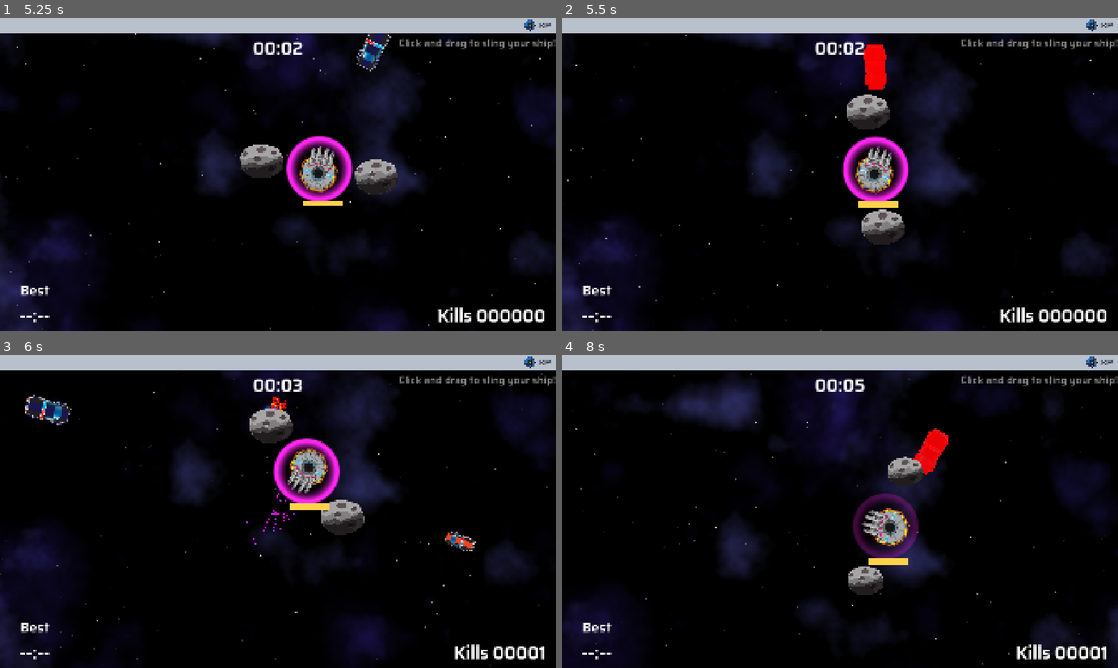
Above: before the commit, frames 1-4 (two rows, left to right).
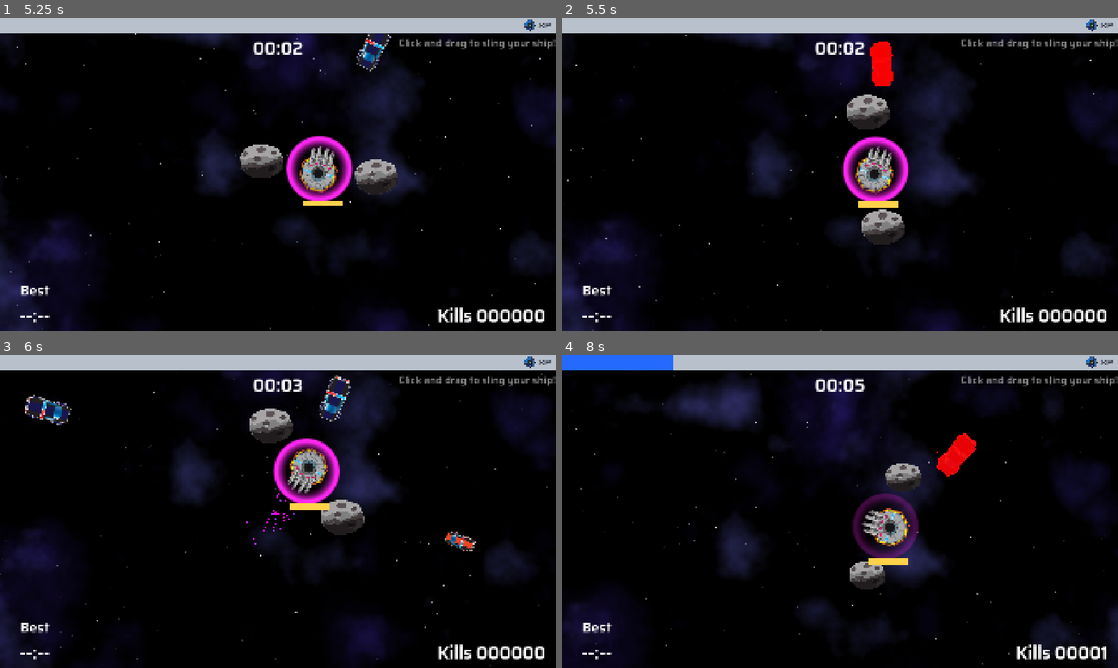
Above: after the commit, the same moments.

Repository: two-sticks-and-a-rock/space-arcade
Game: Godot game, scene res://scenes/main_menu.tscn
Two runs of this game, one before a commit and one after it. Both use one fixed random seed, a clock stepped at 60 frames per second and the inputs below.
Inputs (mouse positions are in pixels of both pictures, inside the frame that each line leads up to):
- Up to frame 1 (5.25 s): click "START" at 0.5 s; click "SKIP" at 1.25 s; click "CONTINUE" at 2 s; click "SELECT" at 2.75 s; tap Enter at 3.5 s; move the mouse to (400, 158) at 3.52 s; press the mouse at (400, 158) at 3.53 s; hold Right (move_right) 3.53-4.28 s; move the mouse to (166, 190) at 4.27 s; release the mouse at (166, 190) at 4.28 s; hold Down (move_back) 4.28-5.03 s; tap Space (sling_release) at 4.35 s; move the mouse to (333, 105) at 5.02 s; press the mouse at (333, 105) at 5.03 s; hold Right (move_right) from 5.03 s (still down)
- Up to frame 2 (5.5 s): keep holding Right (move_right)
- Up to frame 3 (6 s): move the mouse to (250, 574) at 5.77 s; release Right (move_right) at 5.78 s; release the mouse at (250, 574) at 5.78 s; hold Up (move_forward) from 5.78 s (still down); tap Space (sling_release) at 5.85 s
- Up to frame 4 (8 s): move the mouse to (1006, 558) at 6.52 s; release Up (move_forward) at 6.53 s; press the mouse at (1006, 558) at 6.53 s; hold Left (move_left) from 6.53 s (still down); move the mouse to (673, 464) at 7.27 s; release the mouse at (673, 464) at 7.28 s; tap Space (sling_release) at 7.35 s

Frame 1 is identical in both runs. In frame 2, 0.4% of the frame differs, in the area x 54-60%, y 7-23%; in frame 3, 1.1%; in frame 4, 2.8%, in the area x 0-75%, y 0-77%.

Commit message:
asteroid spiral out

Diff:
--- a/scenes/player/player_weapons/orbiter/orbiter.gd
+++ b/scenes/player/player_weapons/orbiter/orbiter.gd
@@ -6,11 +6,12 @@
 func _ready():
 	$AnimatedSprite2D.frame = randi_range(0, 3)
 
-func _physics_process(_delta):
-	position = Vector2(position).rotated(weapon.bullet_speed)
+func toggle_visibility(on: bool) -> void:
+	visible = on
+	process_mode = Node.PROCESS_MODE_INHERIT if on == true else  Node.PROCESS_MODE_DISABLED
 
 func _on_orbiter_entered(body: Node2D):
 	if (body.is_in_group("enemy")):
 		body.take_damage(weapon.dmg)
 		var cast_body = body as CharacterBody2D
-		cast_body.shove_enemy(-2*cast_body.velocity)
+		cast_body.shove_enemy(-4*cast_body.velocity)
--- a/scenes/player/player_weapons/orbiter/orbiter_ring.gd
+++ b/scenes/player/player_weapons/orbiter/orbiter_ring.gd
@@ -1,6 +1,7 @@
 extends PlayerWeapon
 
 var distance_from_player = 200
+var min_distance_from_player = 80
 
 var current_bullets : Array[PlayerBullet]
 
@@ -30,27 +31,32 @@
 	up_timer.start()
 	down_timer.stop()
 
-	# for child in get_children():
-	# 	if child is Area2D:
-
 func _on_up_timer_timeout():
 	down_timer.start()
 	up_timer.stop()
 
 	for child in get_children():
-		if child is Area2D:
-			child.process_mode = Node.PROCESS_MODE_DISABLED
+		if child is PlayerBullet:
+			child.toggle_visibility(false)
 
-# (x', y') = (x, y) *(rate/delta_t)
-# rate = (x',y')/(x,y) * delta_t
 func _physics_process(delta):
-	if (!up_timer.is_stopped() && up_timer.time_left <= 1.0):
-		for child in get_children():
-			if child is PlayerBullet && child.scale > Vector2.ZERO:
-				child.scale -= delta*bullet_size*Vector2.ONE
-	if (!down_timer.is_stopped() &&  down_timer.time_left <= 1.0):
-		for child in get_children():
-			if child.process_mode != Node.PROCESS_MODE_INHERIT:
-				child.process_mode = Node.PROCESS_MODE_INHERIT
-			if child is PlayerBullet && child.scale <=Vector2.ONE*bullet_size:
-				child.scale += delta*Vector2.ONE*bullet_size
+	var grow_rate : Vector2 = bullet_size * delta * Vector2.ONE
+	var spiral_out_rate : float = (distance_from_player - min_distance_from_player) * delta
+
+	for child in get_children():
+		if child is PlayerBullet:
+			var start_shrinking = !up_timer.is_stopped() && up_timer.time_left <= 1.0
+			if (start_shrinking):
+				if child.scale > Vector2.ZERO:
+					child.scale -= grow_rate
+					child.position -= child.position.normalized() * spiral_out_rate
+
+			var start_growing = !down_timer.is_stopped() && down_timer.time_left <= 1.0
+			if (start_growing):
+				# need to set process_mode here otherwise the asteroids don't rotate as they come up
+				child.toggle_visibility(true)
+
+				if child.scale <= child.bullet_scale:
+					child.scale += grow_rate
+					child.position += child.position.normalized() * spiral_out_rate
+			child.position = Vector2(child.position).rotated(bullet_speed)
